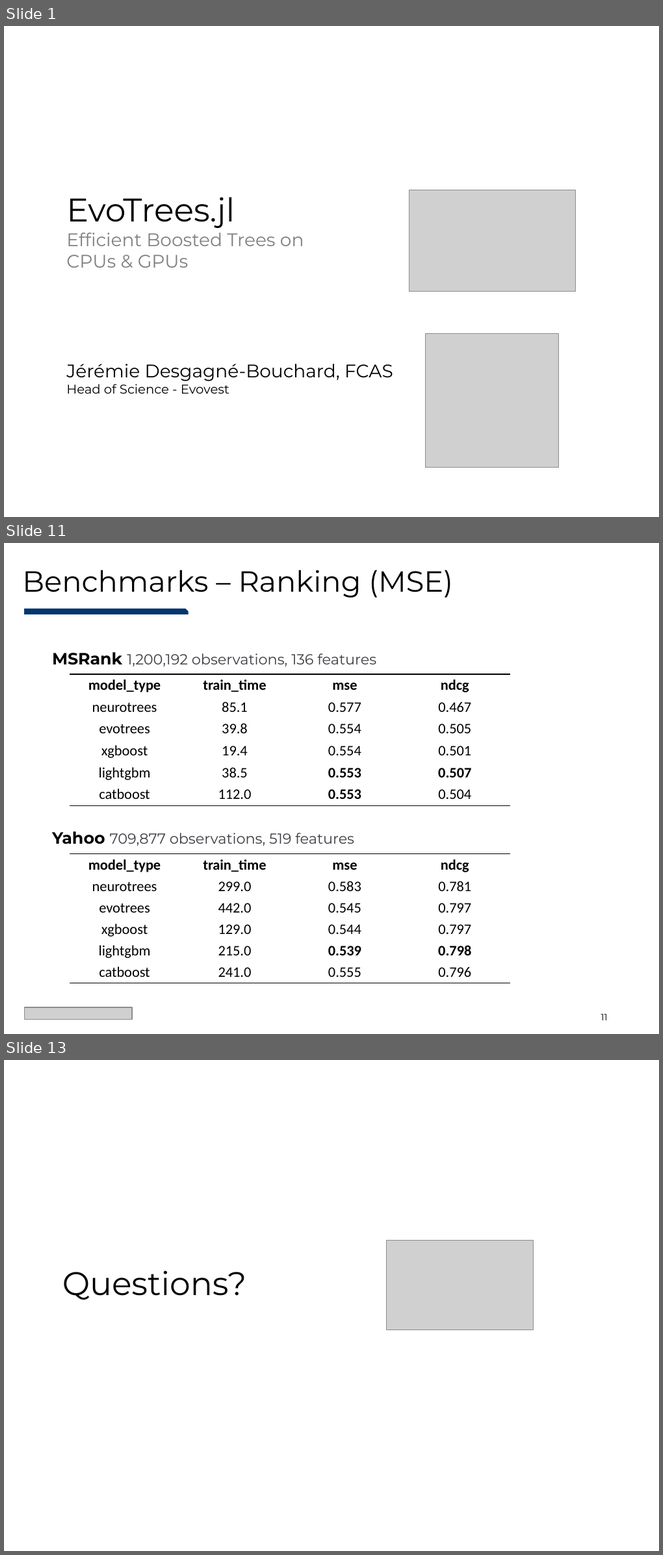
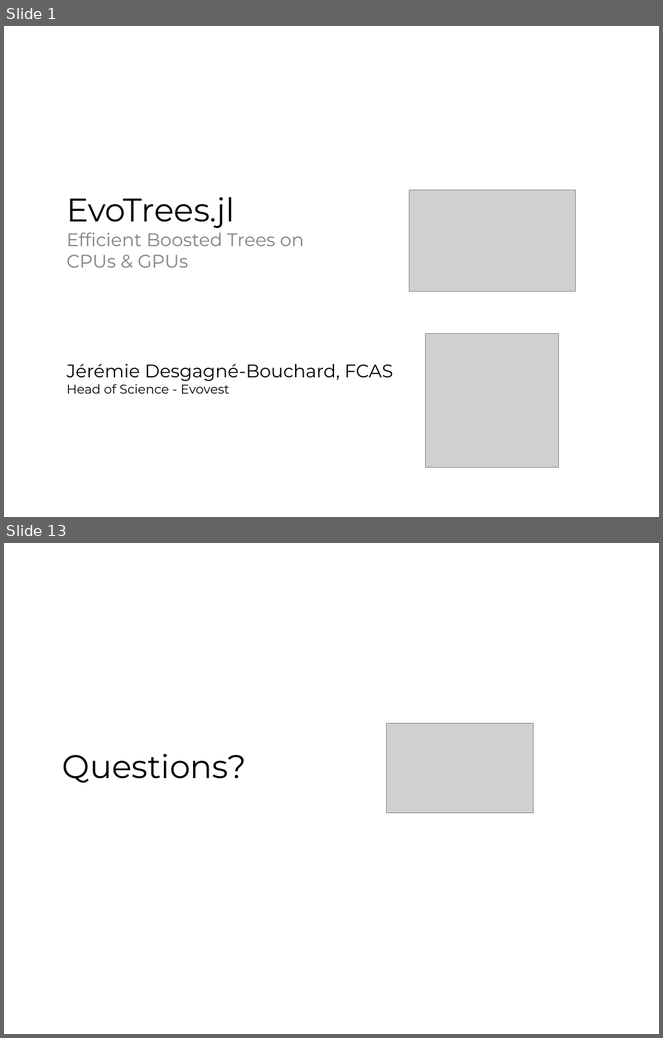
Before and after one commit to Evovest/EvoTrees.jl, a slide deck: docs/juliacon/EvoTrees-JuliaCon2025.pptx. Shown one above the other, each under a label of ours: slides 1, 11 and 13 before the commit, slides 1 and 13 after it; the slides between them are not shown. The pictures are 663x1555 and 663x1038 pixels, drawn with LibreOffice and Linux fonts; fonts in the diff are those of the drawing; grey boxes stand for pictures. Boxes give left, top, right and bottom in pixels: in the first picture for what was removed or moved away, otherwise in the second. Text is boxed around its words. In the diff, an @@ line names an element or a change of style, - is before the commit and + after.

```diff
--- a/docs/juliacon/EvoTrees-JuliaCon2025.pptx
+++ b/docs/juliacon/EvoTrees-JuliaCon2025.pptx
@@ slide 11 removed at [4, 543, 659, 1034], background #FFFFFF @@
@@ title removed at [22, 570, 453, 598] @@
-Benchmarks – Ranking (MSE)
@@ snip rect removed at [24, 609, 189, 615] @@
@@ text removed at [52, 652, 376, 667] @@
-MSRank 1,200,192 observations, 136 features
@@ table removed at [70, 674, 510, 804], 6 rows, 4 columns @@
-model_type | train_time | mse | ndcg
-neurotrees | 85.1 | 0.577 | 0.467
-evotrees | 39.8 | 0.554 | 0.505
-xgboost | 19.4 | 0.554 | 0.501
-lightgbm | 38.5 | 0.553 | 0.507
-catboost | 112.0 | 0.553 | 0.504
@@ text removed at [52, 832, 354, 847] @@
-Yahoo 709,877 observations, 519 features
@@ table removed at [70, 854, 510, 984], 6 rows, 4 columns @@
-model_type | train_time | mse | ndcg
-neurotrees | 299.0 | 0.583 | 0.781
-evotrees | 442.0 | 0.545 | 0.797
-xgboost | 129.0 | 0.544 | 0.797
-lightgbm | 215.0 | 0.539 | 0.798
-catboost | 241.0 | 0.555 | 0.796
@@ picture removed at [24, 1008, 133, 1019] @@
@@ page number removed at [601, 1014, 608, 1021] @@
-11
```
Also in this commit, not shown: 8 slides changed, 3 slides added, 2 other slides removed, 12 other files.
